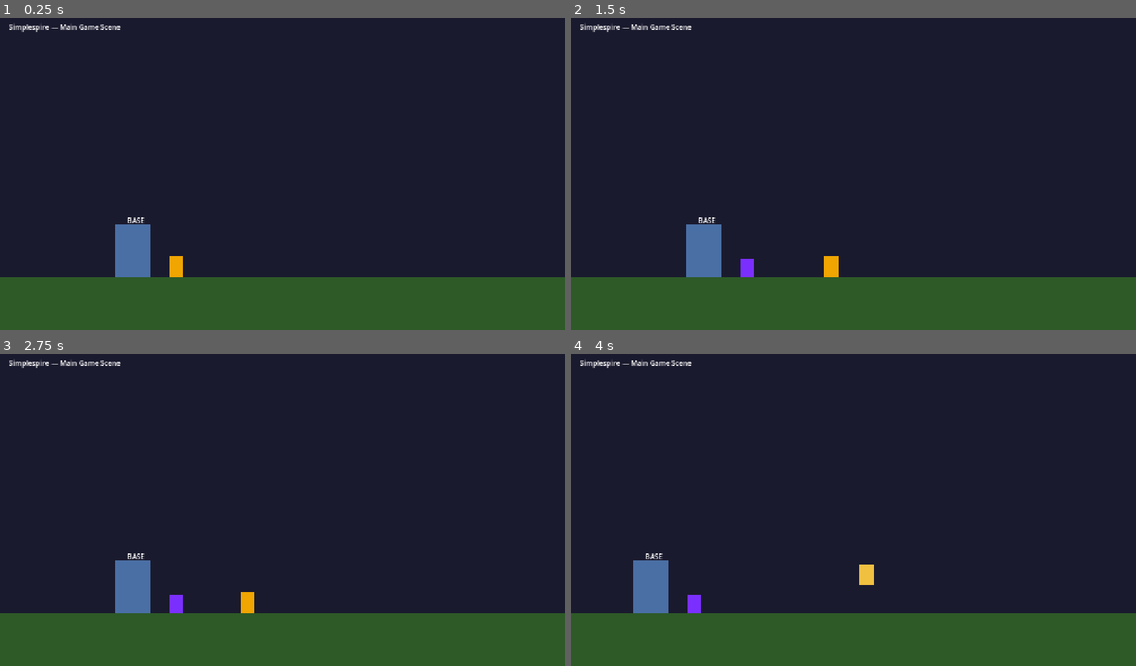
Above: before the commit, frames 1-4 (two rows, left to right).
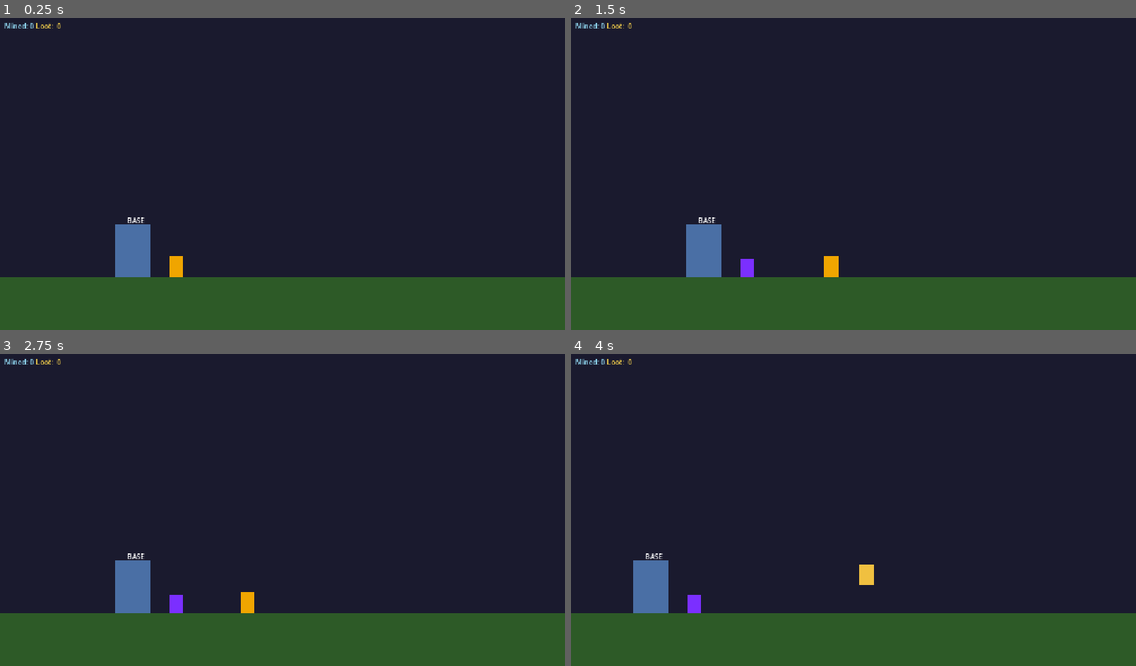
Above: after the commit, the same moments.

Repository: Saebeas/Simplespire
Game: Godot game, scene res://levels/main_game.tscn
Two runs of this game, one before a commit and one after it. Both use one fixed random seed, a clock stepped at 60 frames per second and the inputs below.
Inputs (mouse positions are in pixels of both pictures, inside the frame that each line leads up to):
- Up to frame 1 (0.25 s): no input
- Up to frame 2 (1.5 s): tap Enter at 0.5 s; move the mouse to (977, 155) at 0.52 s; hold D (move_right) from 0.53 s (still down); click (977, 155) at 0.67 s; tap W (move_up) at 0.77 s; move the mouse to (740, 186) at 1.27 s; click (740, 186) at 1.42 s
- Up to frame 3 (2.75 s): tap W (move_up) at 1.52 s; move the mouse to (339, 438) at 2.02 s; release D (move_right) at 2.03 s; hold A (move_left) from 2.03 s (still down); click (339, 438) at 2.17 s
- Up to frame 4 (4 s): move the mouse to (825, 572) at 2.77 s; release A (move_left) at 2.78 s; hold D (move_right) from 2.78 s (still down); click (825, 572) at 2.92 s; tap W (move_up) at 3.02, 3.77 s; move the mouse to (1023, 553) at 3.52 s; click (1023, 553) at 3.67 s

The runs differ from the first frame. In frame 1, 0.3% of the frame differs, in the area x 0-22%, y 1-5%; in frame 2, 0.3%; in frame 3, 0.3%; in frame 4, 0.3%.

Commit message:
Added Resource HUD

Diff:
--- a/levels/main_game.tscn
+++ b/levels/main_game.tscn
@@ -4,11 +4,10 @@
 [ext_resource type="PackedScene" uid="uid://b1qpjufb4832y" path="res://entities/PlayerBase.tscn" id="2_85s4h"]
 [ext_resource type="PackedScene" uid="uid://ov7mpmj7n1d1" path="res://entities/crystal_node.tscn" id="3_48shk"]
 [ext_resource type="PackedScene" uid="uid://dwpid3bycec2s" path="res://entities/player.tscn" id="4_61ut7"]
+[ext_resource type="PackedScene" uid="uid://c1a7dvfkakrgl" path="res://ui/hud.tscn" id="5_61a2o"]
 
 [sub_resource type="RectangleShape2D" id="RectangleShape2D_n45wb"]
 size = Vector2(9200, 64)
-
-[sub_resource type="LabelSettings" id="LabelSettings_n45wb"]
 
 [node name="MainGame" type="Node2D" unique_id=368722071]
 script = ExtResource("1_tsier")
@@ -67,10 +66,4 @@
 
 [node name="UI" type="CanvasLayer" parent="." unique_id=1450664061]
 
-[node name="DebugLabel" type="Label" parent="UI" unique_id=110181759]
-offset_left = 20.0
-offset_top = 20.0
-offset_right = 273.0
-offset_bottom = 43.0
-text = "Simplespire — Main Game Scene"
-label_settings = SubResource("LabelSettings_n45wb")
+[node name="HUD" parent="UI" unique_id=1145688524 instance=ExtResource("5_61a2o")]
--- /dev/null
+++ b/ui/hud.gd
@@ -0,0 +1,16 @@
+# res://ui/hud.gd
+class_name HUD
+extends Control
+
+@onready var mined_label: Label = $ResourcePanel/MinedLabel
+@onready var loot_label: Label  = $ResourcePanel/LootLabel
+
+
+func _ready() -> void:
+	EventBus.resources_changed.connect(_on_resources_changed)
+	_on_resources_changed(ResourceManager.get_mined(), ResourceManager.get_loot())
+
+
+func _on_resources_changed(mined: int, loot: int) -> void:
+	mined_label.text = "Mined: %d" % mined
+	loot_label.text  = "Loot:  %d" % loot
--- /dev/null
+++ b/ui/hud.tscn
@@ -0,0 +1,28 @@
+[gd_scene format=3 uid="uid://c1a7dvfkakrgl"]
+
+[ext_resource type="Script" uid="uid://bqbxbc8cthqf4" path="res://ui/hud.gd" id="1_rbyyf"]
+
+[node name="HUD" type="Control" unique_id=1145688524]
+layout_mode = 3
+anchors_preset = 15
+anchor_right = 1.0
+anchor_bottom = 1.0
+grow_horizontal = 2
+grow_vertical = 2
+mouse_filter = 2
+script = ExtResource("1_rbyyf")
+
+[node name="ResourcePanel" type="HBoxContainer" parent="." unique_id=1773623480]
+layout_mode = 0
+offset_left = 10.0
+offset_top = 10.0
+offset_right = 50.0
+offset_bottom = 50.0
+
+[node name="MinedLabel" type="Label" parent="ResourcePanel" unique_id=1191070036]
+layout_mode = 2
+theme_override_colors/font_color = Color(0.6, 0.8980392, 1, 1)
+
+[node name="LootLabel" type="Label" parent="ResourcePanel" unique_id=574571863]
+layout_mode = 2
+theme_override_colors/font_color = Color(1, 0.8509804, 0.3019608, 1)
Not shown, added: ui/hud.gd.uid
